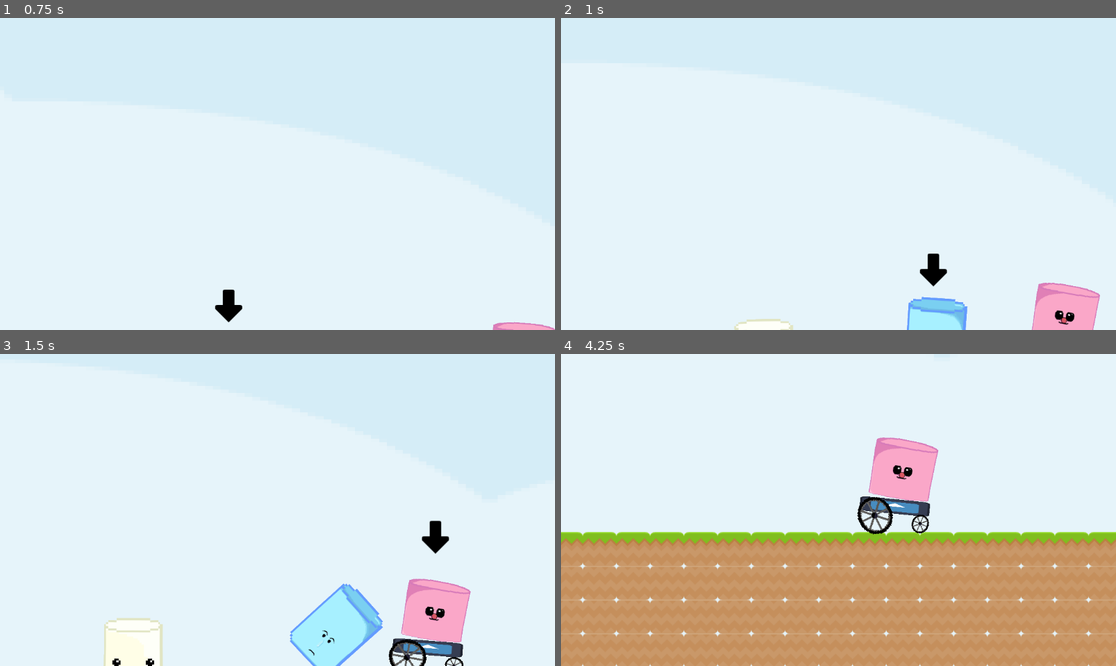
Above: before the commit, frames 1-4 (two rows, left to right).
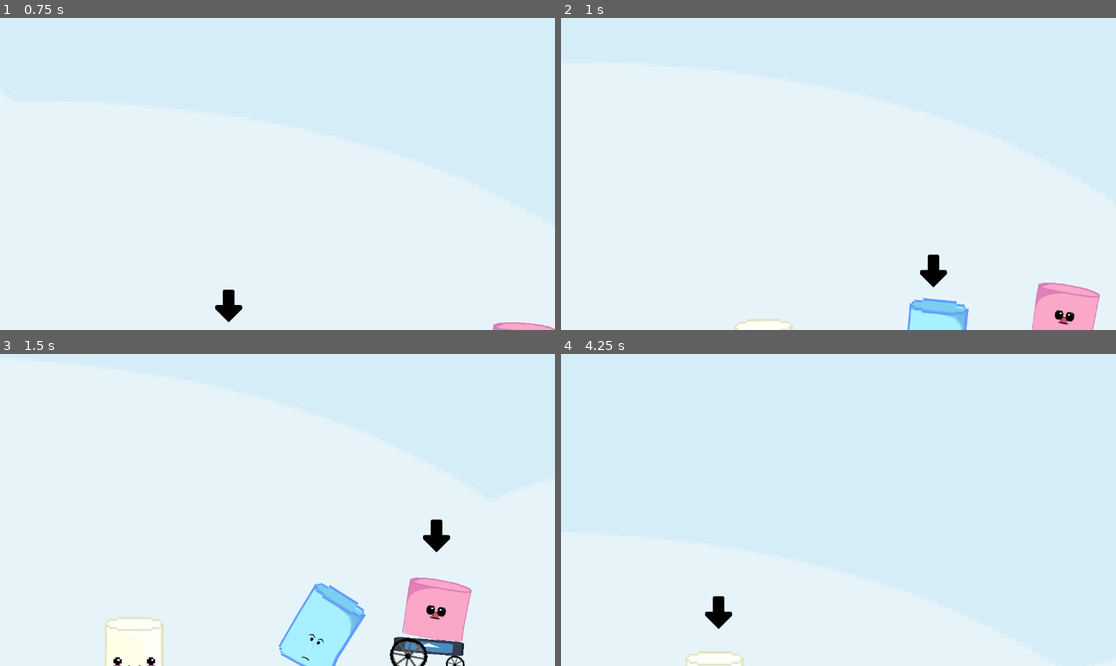
Above: after the commit, the same moments.

Repository: jmch1692/mallows
Game: Godot game, scene res://scenes/levels/playground.tscn
The game is run twice, just before and just after one commit, with the same random seed, the same clock (stepped at 60 frames per second) and the same inputs. The engine's default icon, where the game draws it, is replaced by a stand-in: a white triangle on a blue panel in a dark square.
Inputs (mouse positions are in pixels of both pictures, inside the frame that each line leads up to):
- Up to frame 1 (0.75 s): tap Enter (enter) at 0.5 s; move the mouse to (399, 158) at 0.52 s; hold Right (right) from 0.53 s (still down); hold Enter (enter) from 0.53 s (still down)
- Up to frame 2 (1 s): keep holding Right (right); keep holding Enter (enter); tap Tab (select) at 0.8 s
- Up to frame 3 (1.5 s): move the mouse to (166, 525) at 1.27 s; release Right (right) at 1.28 s; release Enter (enter) at 1.28 s; hold Left (left) from 1.28 s (still down); tap Tab (select) at 1.35 s
- Up to frame 4 (4.25 s): tap Enter (enter) at 1.55, 3.05 s; move the mouse to (894, 441) at 2.02 s; release Left (left) at 2.03 s; hold Enter (enter) 2.03-2.78 s; hold Right (right) 2.03-3.53 s; tap Tab (select) at 2.3, 3.6 s; move the mouse to (810, 572) at 2.77 s; tap Y (free_camera) at 2.85 s; move the mouse to (1005, 556) at 3.52 s; hold Left (left) from 3.53 s (still down); tap Backspace (restart, bound only after the commit) at 4.15 s

Frame 1 is identical in both runs. In frame 2, 0.4% of the frame differs, in the area x 31-98%, y 75-100%; in frame 3, 3.5%; in frame 4, 46%, in the area x 0-100%, y 26-100%.

Commit message:
Latest changes

Diff:
--- a/autoloads/signal_bus.gd
+++ b/autoloads/signal_bus.gd
@@ -1,12 +1,19 @@
 extends Node
 
-#Bouncy signals
+#region Luffy signals
+signal wake_up()
+#endregion
+
+#region Bouncy signals
 signal fly(force: float)
+#endregion
 
-# Pointer and selector signals
+#region Pointer and selector signals
 signal follow_player(character: Node2D)
+#endregion
 
-# Haki signals
+#region Haki signals
 signal hacking_started()
 signal hacking_ended()
 signal haki_break(hold: bool)
+#endregion
--- a/project.godot
+++ b/project.godot
@@ -21,7 +21,7 @@
 
 [editor_plugins]
 
-enabled=PackedStringArray("res://addons/finite_state_machine/plugin.cfg", "res://addons/softbody2d/plugin.cfg")
+enabled=PackedStringArray("res://addons/ScriptEditorQoL/plugin.cfg", "res://addons/finite_state_machine/plugin.cfg", "res://addons/softbody2d/plugin.cfg")
 
 [input]
 
@@ -60,6 +60,11 @@
 "events": [Object(InputEventMouseButton,"resource_local_to_scene":false,"resource_name":"","device":-1,"window_id":0,"a …(253 unchanged characters)…
 ]
 }
+restart={
+"deadzone": 0.5,
+"events": [Object(InputEventKey,"resource_local_to_scene":false,"resource_name":"","device":-1,"window_id":0,"alt_pressed":false,"shift_pressed":false,"ctrl_pressed":false,"meta_pressed":false,"pressed":false,"keycode":0,"physical_keycode":4194308,"key_label":0,"unicode":0,"location":0,"echo":false,"script":null)
+]
+}
 
 [layer_names]
 
--- a/scenes/characters/luffy/luffy.gd
+++ b/scenes/characters/luffy/luffy.gd
@@ -9,15 +9,19 @@
 var _state : String
 
 func _ready():
+	SignalBus.wake_up.connect(_on_wake_up)
 	_state = state_machine.current_state.get_node(state_machine.current_state.get_path()).name
 
 # Called every frame. 'delta' is the elapsed time since the previous frame.
 func _physics_process(delta):
-	softbody.apply_force((movement_direction * movement_speed) / delta)
+	if(abs(softbody.get_center_body().rigidbody.linear_velocity.x)) <= 400:
+		softbody.apply_force((movement_direction * movement_speed) / delta)
 
 func _on_finite_state_machine_state_changed(new_state):
 	_state = new_state.get_node(new_state.get_path()).name
 
+
+#TODO: Do this with signals wth
 func activate() -> void:
 	if _state && _state == "Inactive":
 		state_machine.change_state("Idle")
@@ -25,3 +29,6 @@
 func deactivate() -> void:
 	if _state && _state != "Inactive":
 		state_machine.change_state("Inactive")
+
+func _on_wake_up():
+	softbody.apply_impulse(Vector2.UP * movement_speed * 20)
--- a/scenes/characters/luffy/luffy.tscn
+++ b/scenes/characters/luffy/luffy.tscn
@@ -110,7 +110,7 @@
 
 [node name="Luffy" type="Node2D"]
 script = ExtResource("1_nxl3u")
-movement_speed = 5.0
+movement_speed = 6.0
 
 [node name="SoftBody2D" type="Polygon2D" parent="."]
 unique_name_in_owner = true
@@ -126,6 +126,7 @@
 softness = 5.0
 radius = 47
 margin_offset_edge = 10.0
+mass = 0.4
 collision_mask = 3
 physics_material_override = SubResource("PhysicsMaterial_bnwc0")
 
@@ -281,7 +282,7 @@
 [node name="Bone-0" type="RigidBody2D" parent="SoftBody2D"]
 position = Vector2(22.6076, 49.0343)
 collision_mask = 3
-mass = 0.1
+mass = 0.4
 physics_material_override = SubResource("PhysicsMaterial_bnwc0")
 metadata/idx = 0
 metadata/bone_name = &"Bone-0"
@@ -326,7 +327,7 @@
 [node name="Bone-1" type="RigidBody2D" parent="SoftBody2D"]
 position = Vector2(25.2073, 99.5982)
 collision_mask = 3
-mass = 0.1
+mass = 0.4
 physics_material_override = SubResource("PhysicsMaterial_bnwc0")
 metadata/idx = 1
 metadata/bone_name = &"Bone-1"
@@ -378,7 +379,7 @@
 [node name="Bone-2" type="RigidBody2D" parent="SoftBody2D"]
 position = Vector2(21.6307, 144.6)
 collision_mask = 3
-mass = 0.1
+mass = 0.4
 physics_material_override = SubResource("PhysicsMaterial_bnwc0")
 metadata/idx = 2
 metadata/bone_name = &"Bone-2"
@@ -416,7 +417,7 @@
 [node name="Bone-3" type="RigidBody2D" parent="SoftBody2D"]
 position = Vector2(54.4417, 24.3955)
 collision_mask = 3
-mass = 0.1
+mass = 0.4
 physics_material_override = SubResource("PhysicsMaterial_bnwc0")
 metadata/idx = 3
 metadata/bone_name = &"Bone-3"
@@ -461,7 +462,7 @@
 [node name="Bone-4" type="RigidBody2D" parent="SoftBody2D"]
 position = Vector2(55.7806, 61.6056)
 collision_mask = 3
-mass = 0.1
+mass = 0.4
 physics_material_override = SubResource("PhysicsMaterial_bnwc0")
 metadata/idx = 4
 metadata/bone_name = &"Bone-4"
@@ -527,7 +528,7 @@
 [node name="Bone-5" type="RigidBody2D" parent="SoftBody2D"]
 position = Vector2(59.7572, 94.6285)
 collision_mask = 3
-mass = 0.1
+mass = 0.4
 physics_material_override = SubResource("PhysicsMaterial_bnwc0")
 metadata/idx = 5
 metadata/bone_name = &"Bone-5"
@@ -600,7 +601,7 @@
 [node name="Bone-6" type="RigidBody2D" parent="SoftBody2D"]
 position = Vector2(54.7334, 142.651)
 collision_mask = 3
-mass = 0.1
+mass = 0.4
 physics_material_override = SubResource("PhysicsMaterial_bnwc0")
 metadata/idx = 6
 metadata/bone_name = &"Bone-6"
@@ -652,7 +653,7 @@
 [node name="Bone-7" type="RigidBody2D" parent="SoftBody2D"]
 position = Vector2(97.0516, 23.4561)
 collision_mask = 3
-mass = 0.1
+mass = 0.4
 physics_material_override = SubResource("PhysicsMaterial_bnwc0")
 metadata/idx = 7
 metadata/bone_name = &"Bone-7"
@@ -690,7 +691,7 @@
 [node name="Bone-8" type="RigidBody2D" parent="SoftBody2D"]
 position = Vector2(94.4759, 59.1177)
 collision_mask = 3
-mass = 0.1
+mass = 0.4
 physics_material_override = SubResource("PhysicsMaterial_bnwc0")
 metadata/idx = 8
 metadata/bone_name = &"Bone-8"
@@ -742,7 +743,7 @@
 [node name="Bone-9" type="RigidBody2D" parent="SoftBody2D"]
 position = Vector2(91.9758, 98.9522)
 collision_mask = 3
-mass = 0.1
+mass = 0.4
 physics_material_override = SubResource("PhysicsMaterial_bnwc0")
 metadata/idx = 9
 metadata/bone_name = &"Bone-9"
@@ -794,7 +795,7 @@
 [node name="Bone-10" type="RigidBody2D" parent="SoftBody2D"]
 position = Vector2(96.355, 143.925)
 collision_mask = 3
-mass = 0.1
+mass = 0.4
 physics_material_override = SubResource("PhysicsMaterial_bnwc0")
 metadata/idx = 10
 metadata/bone_name = &"Bone-10"
--- a/scenes/characters/luffy/states/idle.gd
+++ b/scenes/characters/luffy/states/idle.gd
@@ -20,6 +20,11 @@
 	if movement != 0:
 		state_machine.change_state("Luff")
 
+	#TODO: Only if laying down. Maybe use a raycast to know whether the mallow is down
+	if event.is_action_pressed("enter"):
+		SignalBus.wake_up.emit()
+		await get_tree().create_timer(2).timeout
+
 # Called when the state machine exits this state.
 func on_exit():
 	pass
--- /dev/null
+++ b/scenes/levels/playground.gd
@@ -0,0 +1,5 @@
+extends Node2D
+
+func _input(event: InputEvent) -> void:
+	if event.is_action_pressed("restart"):
+		get_tree().reload_current_scene()
--- a/scenes/levels/playground.tscn
+++ b/scenes/levels/playground.tscn
@@ -1,6 +1,7 @@
-[gd_scene load_steps=9 format=4 uid="uid://6m3v5w1qrfmq"]
+[gd_scene load_steps=10 format=4 uid="uid://6m3v5w1qrfmq"]
 
 [ext_resource type="PackedScene" uid="uid://f36ta0hi3jrw" path="res://scenes/characters/bouncy/bouncy.tscn" id="1_cpiyb"]
+[ext_resource type="Script" path="res://scenes/levels/playground.gd" id="1_oa41g"]
 [ext_resource type="PackedScene" uid="uid://bkjahrg0370i0" path="res://scenes/characters/luffy/luffy.tscn" id="2_58a0r"]
 [ext_resource type="PackedScene" uid="uid://defres0pmeq64" path="res://scenes/system/selector/selector.tscn" id="3_br5t7"]
 [ext_resource type="PackedScene" uid="uid://b6x3xmqem5j8n" path="res://scenes/system/selector/pointer.tscn" id="4_1r3yl"]
@@ -10,13 +11,13 @@
 [ext_resource type="PackedScene" uid="uid://dvlns1ouoopa" path="res://scenes/system/camera/camera.tscn" id="8_t6xtf"]
 
 [node name="Playground" type="Node2D"]
+script = ExtResource("1_oa41g")
 
 [node name="Bouncy" parent="." instance=ExtResource("1_cpiyb")]
 position = Vector2(6846, 3457)
 
 [node name="Luffy" parent="." instance=ExtResource("2_58a0r")]
 position = Vector2(7137, 3480)
-movement_speed = 2.0
 
 [node name="Haki" parent="." instance=ExtResource("5_v68wb")]
 position = Vector2(7297, 3631)
--- a/scenes/system/selector/camera_script.gd
+++ b/scenes/system/selector/camera_script.gd
@@ -17,7 +17,6 @@
 	else:
 		position = get_global_mouse_position() # Already lerped by camera settings (Position smoothing)
 
-	print(zoom)
 	zoom = lerp(zoom, zoom_level, ZOOM_SPEED)
 
 func _input(event: InputEvent) -> void:
Not shown, added: addons/ScriptEditorQoL/GDScriptEditorQoL.gd
Not shown, added: addons/ScriptEditorQoL/LICENSE.txt
Not shown, added: addons/ScriptEditorQoL/create_method_popup.gd
Not shown, added: addons/ScriptEditorQoL/create_method_popup.tscn
Not shown, added: addons/ScriptEditorQoL/plugin.cfg
